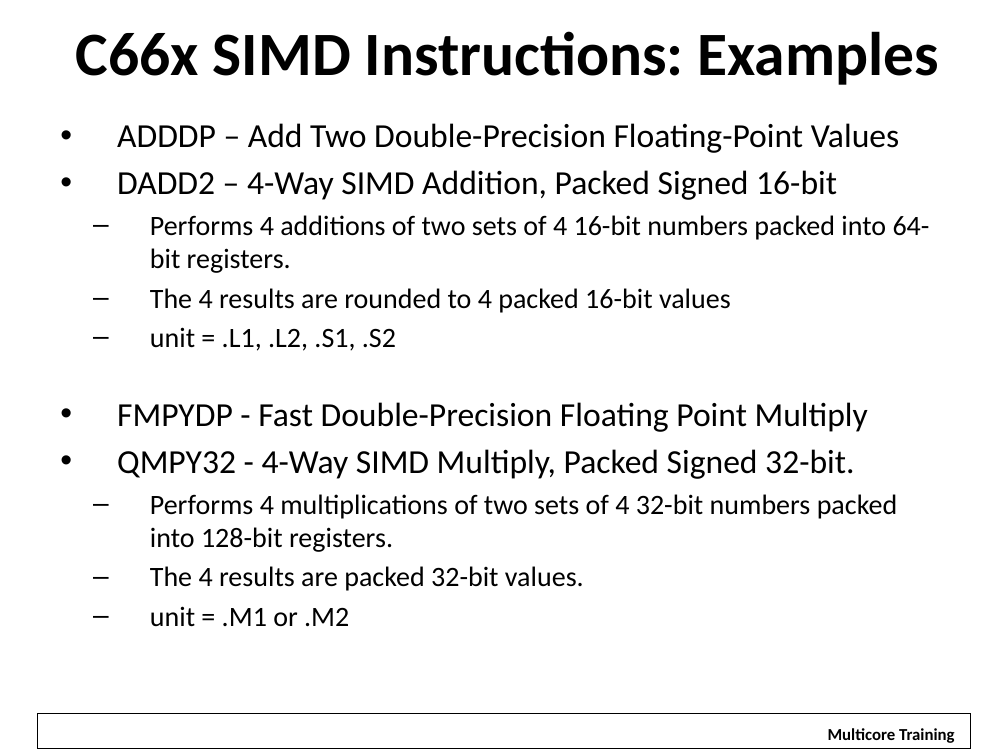
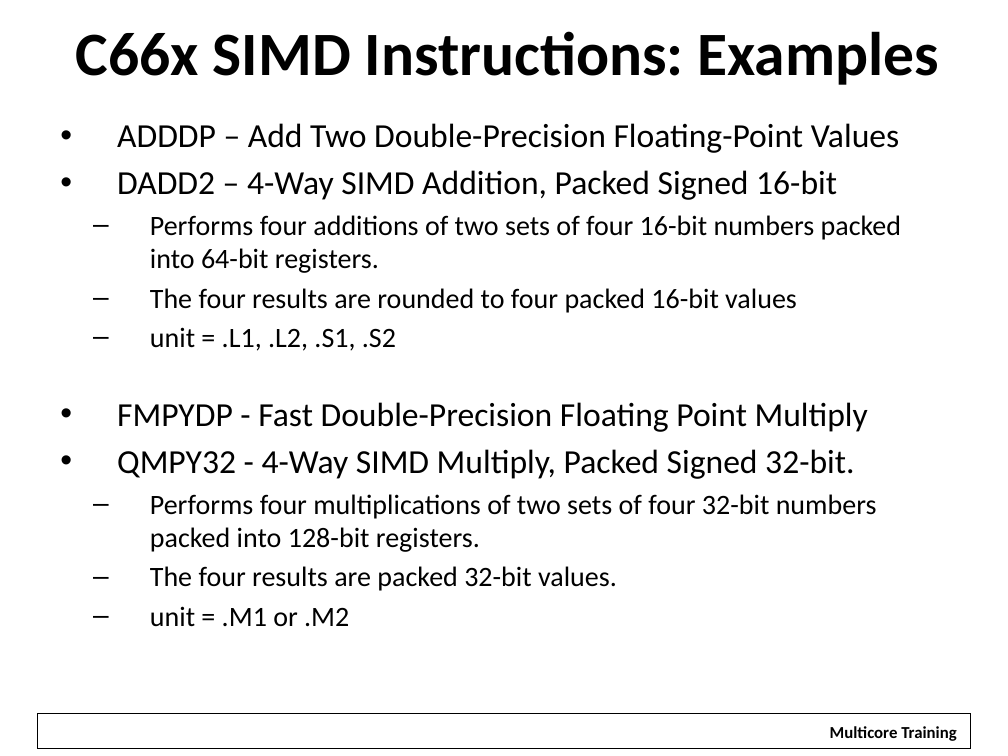
Before and after one commit to hari1989/keystone-workshop, a slide deck: slide 12 of slides/Corepac Performance.pptx. Drawn at 1008x756 pixels with LibreOffice and Linux fonts; fonts in the diff are those of the drawing; background and template pictures are left out. Boxes give left, top, right and bottom in pixels: in the first picture for what was removed or moved away, otherwise in the second. Text is boxed around its words. In the diff, an @@ line names an element or a change of style, - is before the commit and + after.

```diff
--- a/slides/Corepac Performance.pptx
+++ b/slides/Corepac Performance.pptx
@@ text at box(150, 215, 901, 313): text changed @@
-  – Performs 4 additions of two sets of 4 16-bit numbers packed into 64-bit registers.
-  – The 4 results are rounded to 4 packed 16-bit values
+  – Performs four additions of two sets of four 16-bit numbers packed into 64-bit registers.
+  – The four results are rounded to four packed 16-bit values
@@ text at box(150, 494, 877, 591): text changed @@
-  – Performs 4 multiplications of two sets of 4 32-bit numbers packed into 128-bit registers.
-  – The 4 results are packed 32-bit values.
+  – Performs four multiplications of two sets of four 32-bit numbers packed into 128-bit registers.
+  – The four results are packed 32-bit values.
@@ rectangle "Multicore Training": place and size @@
-rectangle "Multicore Training" at box(828, 728, 954, 743)
+rectangle "Multicore Training" at box(818, 717, 968, 747)
```
Also in this commit, not shown: 13 other slides changed, 6 other files.
